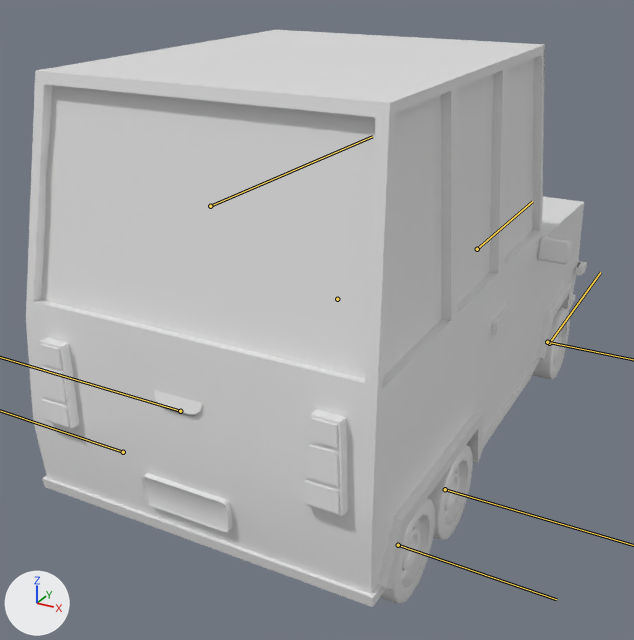
Two versions of the FBX model ProyectoIntegrado3D_project/Assets/_Project3D/Models/Car/1Coche_PI_animado.fbx, one commit apart.
One viewpoint serves both versions: a camera (50 mm lens) standing at (2.88, -5.83, 3.81) and looking at (-0.23, -0.17, 0.98). Arrows for +X, +Y and +Z are at lower left; the lights stay in place. The picture after the commit comes second. The bones that change are drawn over the model as lines.

Names of what the first picture shows: 'Matricula.002', 'Matricula.040', 'Matricula.041', 'Matricula.042'.
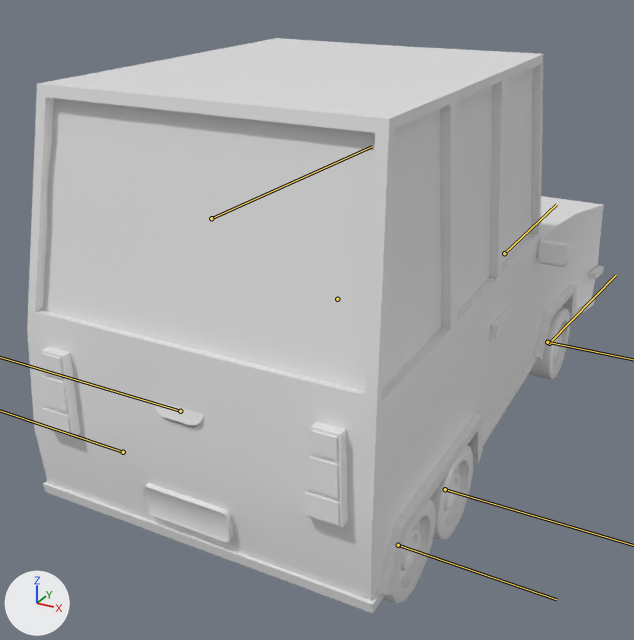
The newer file adds an action. The first version stands in its rest pose; the second is drawn at frame 6 of the action 'Armature|A_runR'.

Location of each change, [x1, y1, x2, y2] in pixels of the pictures (634 x 640 px):
'Matricula.002', posed
    before: [26, 30, 587, 607]
    after: [27, 38, 604, 613]
'Matricula.040', posed (8% wider)
    before: [532, 308, 570, 380]
    after: [529, 308, 570, 380]
bone 'stear', root to tip
    before: (477, 249) to (532, 201)
    after: (504, 253) to (556, 204)
bone 'up', root to tip
    before: (210, 206) to (372, 136)
    after: (211, 218) to (372, 146)
bone 'wheeldir.r', root to tip
    before: (549, 343) to (600, 272)
    after: (549, 343) to (616, 275)

The change in detail:
Bone 'stear' (bone_stear) moves from (0.0, 0.0, 0.0) to (0.31, 0.0, 0.0).
Bone 'wheeldir.l' (bone_wheeldir_l) turns from (0, 0, 0) to (0, 0, -5) degrees about its own x, y and z.
Bone 'wheel1.L' (bone_wheel1_l) turns from (0, 0, 0) to (0, 180, 0) degrees about its own x, y and z.
Bone 'wheel2.L' (bone_wheel2_l) turns from (0, 0, 0) to (0, 180, 0) degrees about its own x, y and z.
Bone 'wheel3.L' (bone_wheel3_l) turns from (0, 0, 0) to (0, 180, 0) degrees about its own x, y and z.
Bone 'up' (bone_up) moves from (0.0, 0.0, 0.0) to (0.0, 0.0, -0.07).
Bone 'wheeldir.r' (bone_wheeldir_r) turns from (0, 0, 0) to (0, 0, -5) degrees about its own x, y and z.
Bone 'wheel2.R' (bone_wheel2_r) turns from (0, 0, 0) to (0, 180, 0) degrees about its own x, y and z.
Bone 'wheel3.R' (bone_wheel3_r) turns from (0, 0, 0) to (0, 180, 0) degrees about its own x, y and z.
Bone 'wheel1.R' (bone_wheel1_r) turns from (0, 0, 0) to (0, -180, 0) degrees about its own x, y and z.
